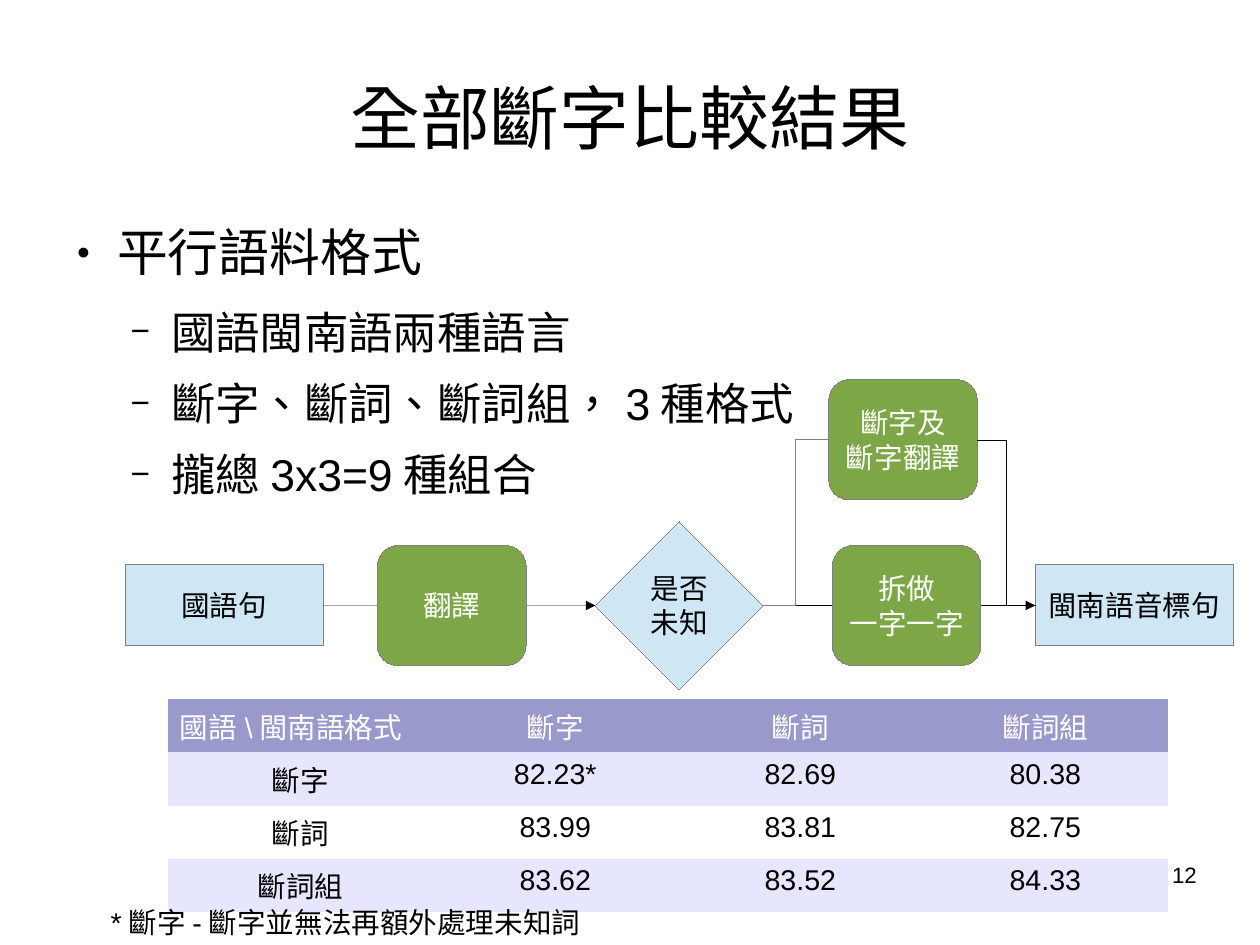
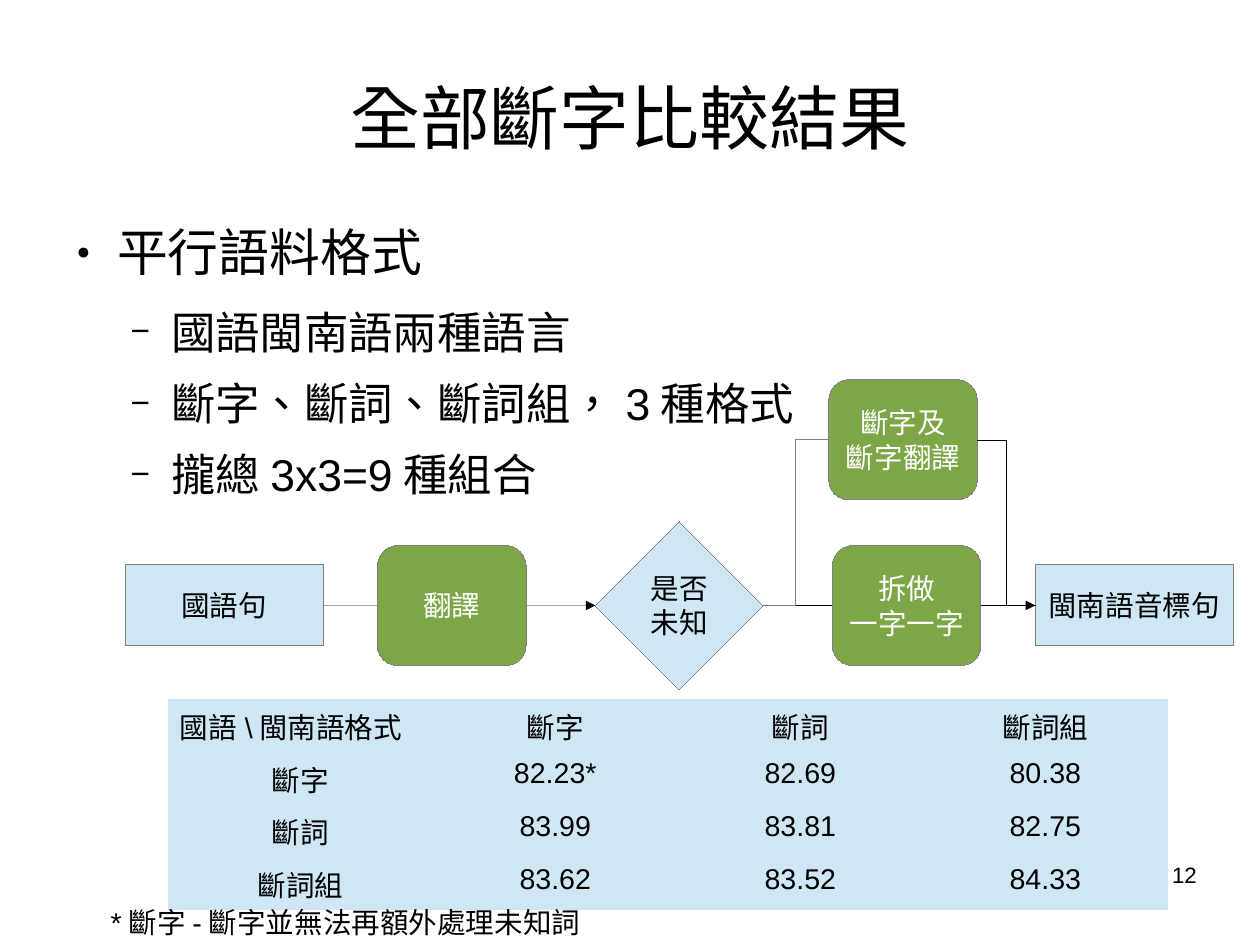
Before and after one commit to sih4sing5hong5/po3-ko3_tau5-iann2-phinn3, a slide deck: slide 12 of 翻譯報告.odp. Drawn at 1260x945 pixels with LibreOffice and Linux fonts; fonts in the diff are those of the drawing. Boxes give left, top, right and bottom in pixels: in the first picture for what was removed or moved away, otherwise in the second. Text is boxed around its words. In the diff, an @@ line names an element or a change of style, - is before the commit and + after.

```diff
--- a/翻譯報告.odp
+++ b/翻譯報告.odp
@@ table at (168, 700, 1166, 903) @@
@@ fill #9999CC to #CFE7F5 in row 1 @@
@@ fill #E6E6FF to #CFE7F5 in 8 cells @@
@@ fill #FFFFFF to #CFE7F5 in row 3 @@
@@ text colour #FFFFFF to #000000 in "國語\閩南語格式", "斷字", "斷詞", "斷詞組" @@
```
Also in this commit, not shown: 5 other slides changed, 3 slides added.
